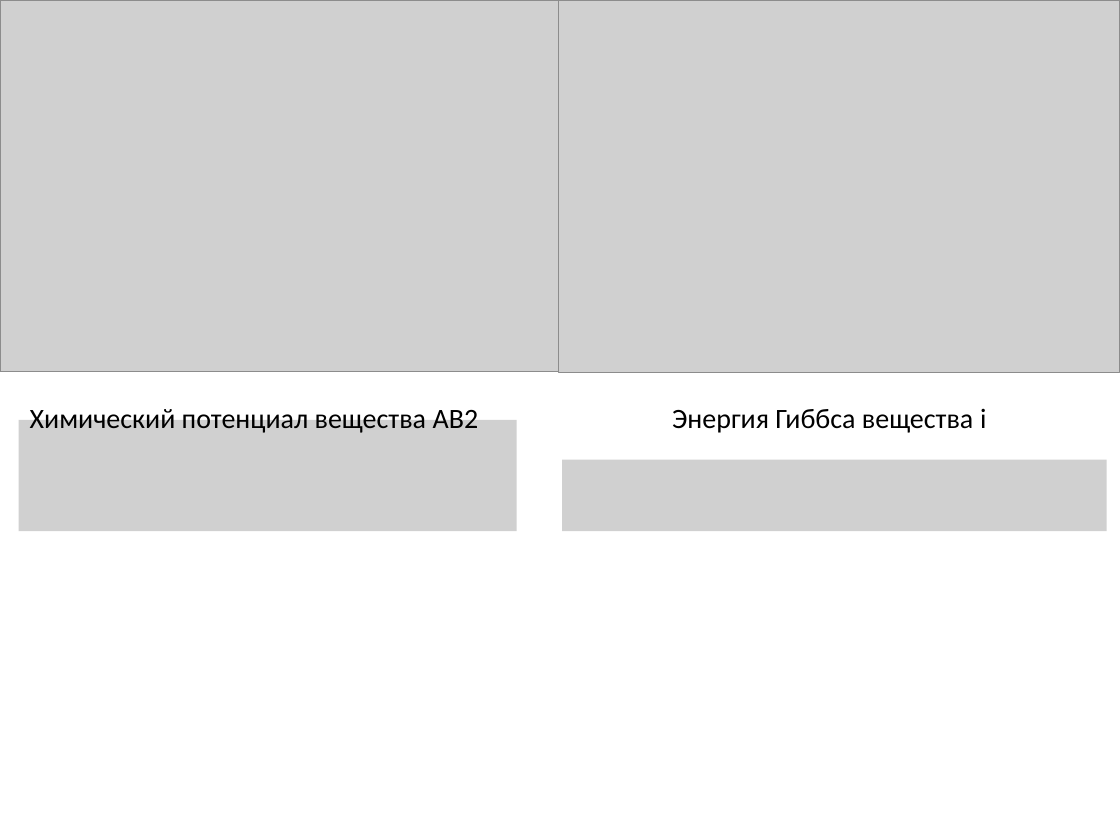
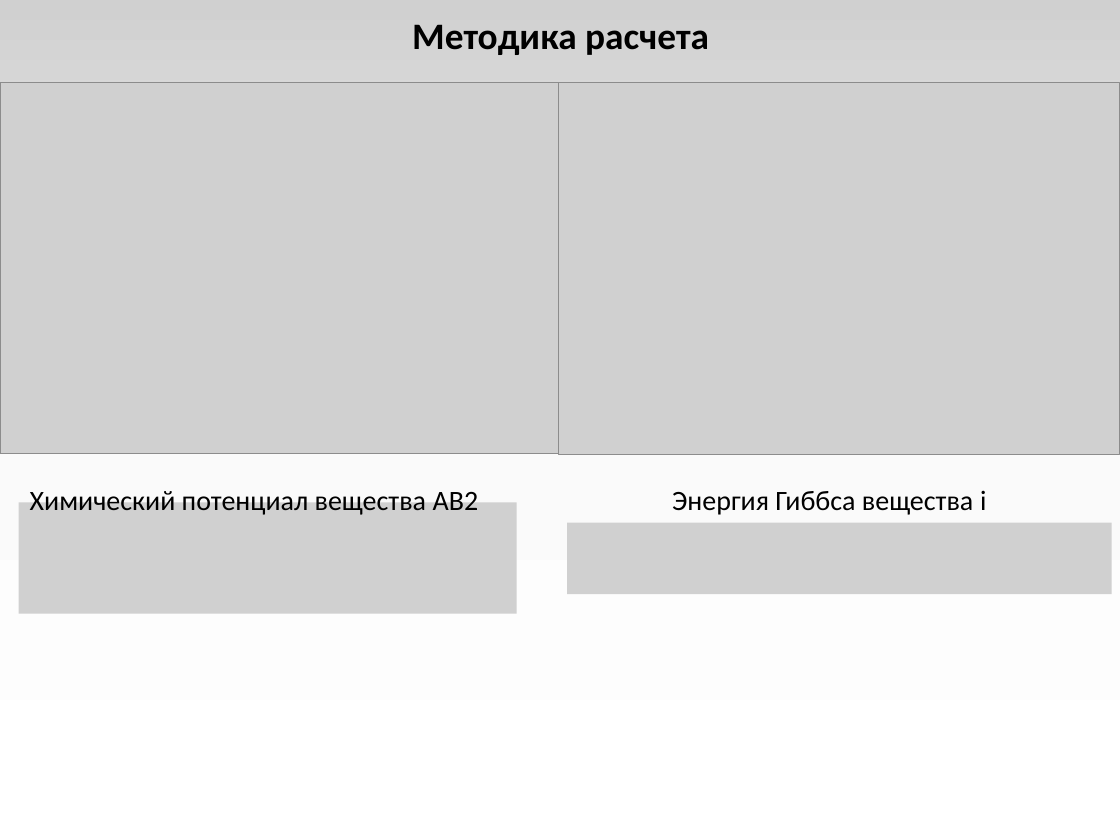
Before and after one commit to EnglishBeach/glass, a slide deck: slide 3 of Презентация.pptx. Drawn at 1120x840 pixels with LibreOffice and Linux fonts; fonts in the diff are those of the drawing; grey boxes stand for pictures. Boxes give left, top, right and bottom in pixels: in the first picture for what was removed or moved away, otherwise in the second. Text is boxed around its words. In the diff, an @@ line names an element or a change of style, - is before the commit and + after.

```diff
--- a/Презентация.pptx
+++ b/Презентация.pptx
@@ background #FFFFFF to gradient #FFFFFF to #FBFBFB to #D1D1D1 @@
@@ text added at [412, 24, 709, 55], 24 pt, text #000000, bold @@
+Методика расчета
@@ picture: place and size @@
-picture at [0, 0, 559, 371]
+picture at [0, 83, 559, 454]
@@ picture: place and size @@
-picture at [559, 0, 1120, 373]
+picture at [559, 83, 1120, 456]
@@ picture removed at [19, 420, 517, 531] @@
@@ text "Химический потенциал вещества AB2": place and size @@
-text "Химический потенциал вещества AB2" at [30, 405, 479, 433]
+text "Химический потенциал вещества AB2" at [30, 487, 479, 515]
@@ picture removed at [562, 459, 1107, 531] @@
@@ text "Энергия Гиббса вещества i": place and size @@
-text "Энергия Гиббса вещества i" at [672, 408, 986, 433]
+text "Энергия Гиббса вещества i" at [672, 490, 986, 515]
@@ picture added at [19, 503, 517, 614] @@
@@ picture added at [567, 523, 1111, 595] @@
```
Also in this commit, not shown: 8 other slides changed, 4 slides added, 3 slides removed.
